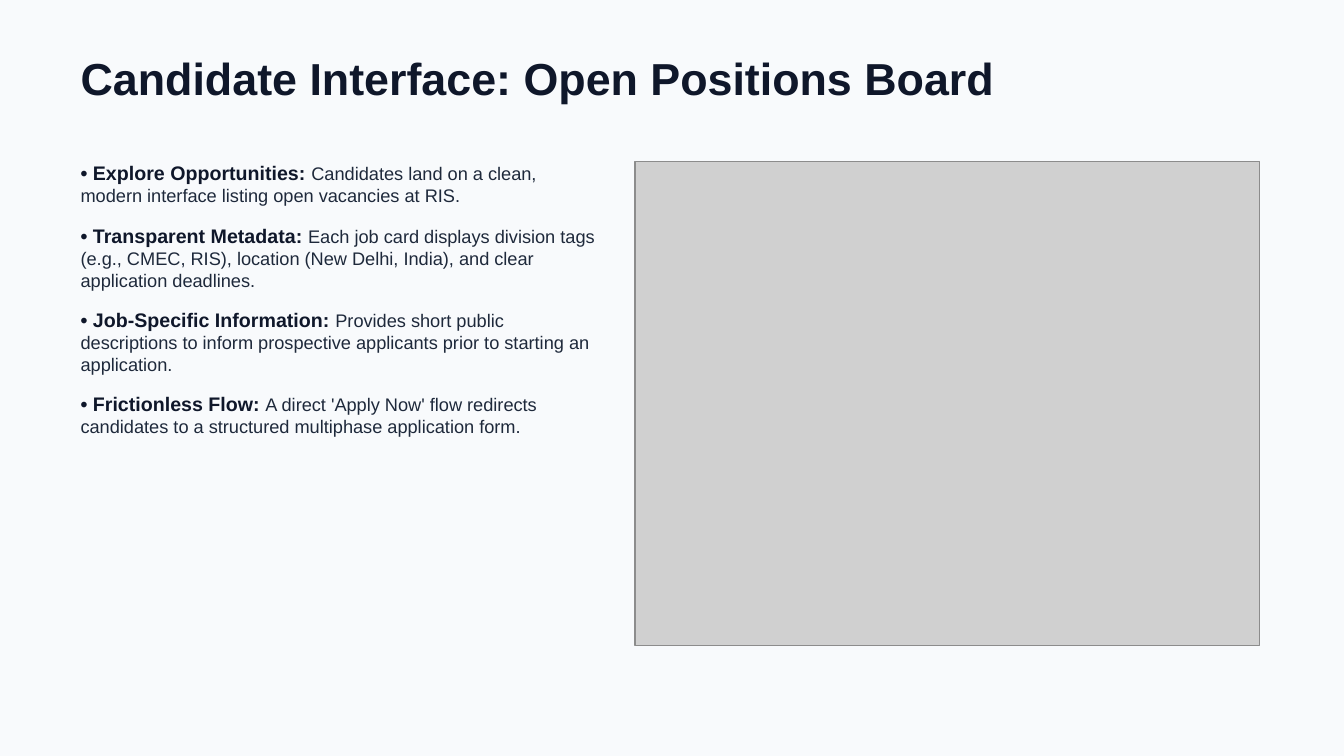
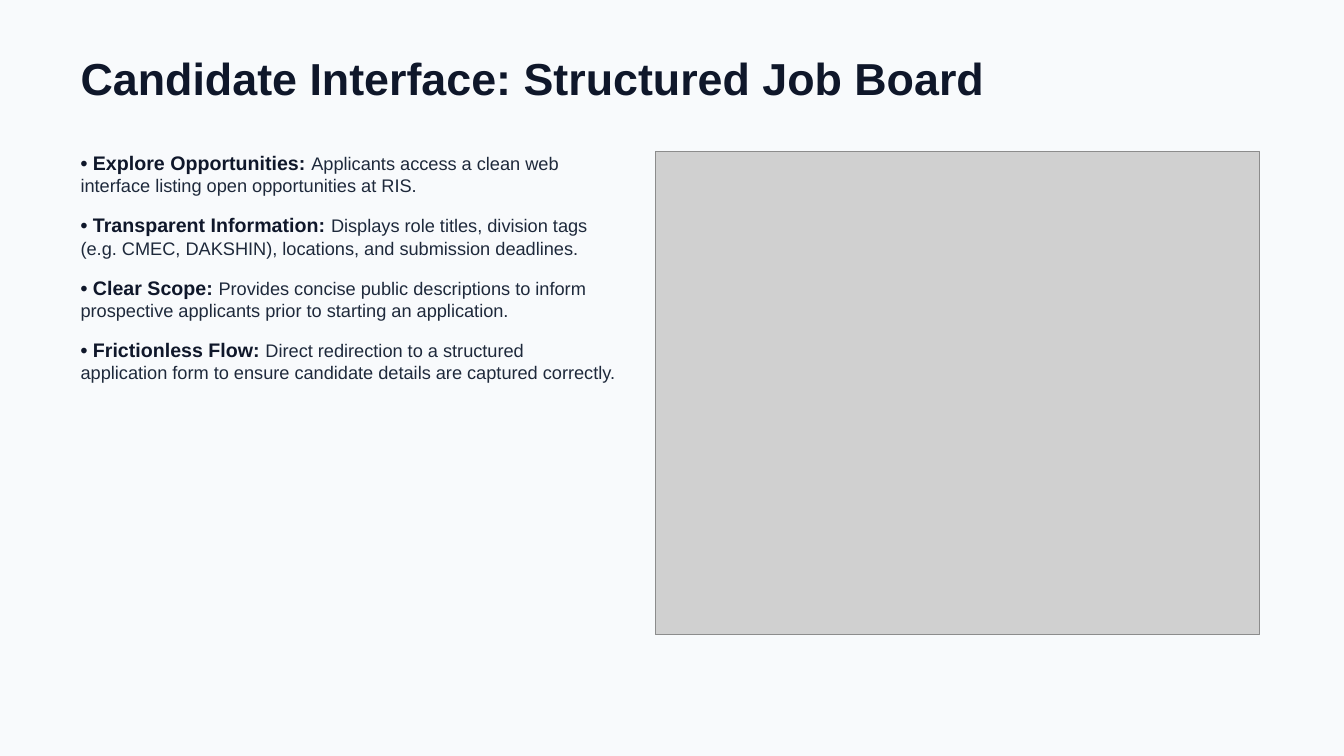
Before and after one commit to aws-ris/HR-Career-Portal, a slide deck: slide 3 of resources/HR_Portal_Presentation.pptx. Drawn at 1344x756 pixels with LibreOffice and Linux fonts; fonts in the diff are those of the drawing; grey boxes stand for pictures. Boxes give left, top, right and bottom in pixels: in the first picture for what was removed or moved away, otherwise in the second. Text is boxed around its words. In the diff, an @@ line names an element or a change of style, - is before the commit and + after.

```diff
--- a/resources/HR_Portal_Presentation.pptx
+++ b/resources/HR_Portal_Presentation.pptx
@@ text at (81,62,983,96): text changed @@
-Candidate Interface: Open Positions Board
+Candidate Interface: Structured Job Board
@@ text at (81,155,615,383): text changed @@
-• Explore Opportunities: Candidates land on a clean, modern interface listing open vacancies at RIS.
-• Transparent Metadata: Each job card displays division tags (e.g., CMEC, RIS), location (New Delhi, India), and clear application deadlines.
-• Job-Specific Information: Provides short public descriptions to inform prospective applicants prior to starting an application.
-• Frictionless Flow: A direct 'Apply Now' flow redirects candidates to a structured multiphase application form.
+• Explore Opportunities: Applicants access a clean web interface listing open opportunities at RIS.
+• Transparent Information: Displays role titles, division tags (e.g. CMEC, DAKSHIN), locations, and submission deadlines.
+• Clear Scope: Provides concise public descriptions to inform prospective applicants prior to starting an application.
+• Frictionless Flow: Direct redirection to a structured application form to ensure candidate details are captured correctly.
@@ picture: place and size @@
-picture at (635,161,1260,645)
+picture at (655,151,1260,635)
```
Also in this commit, not shown: 9 other slides changed.
